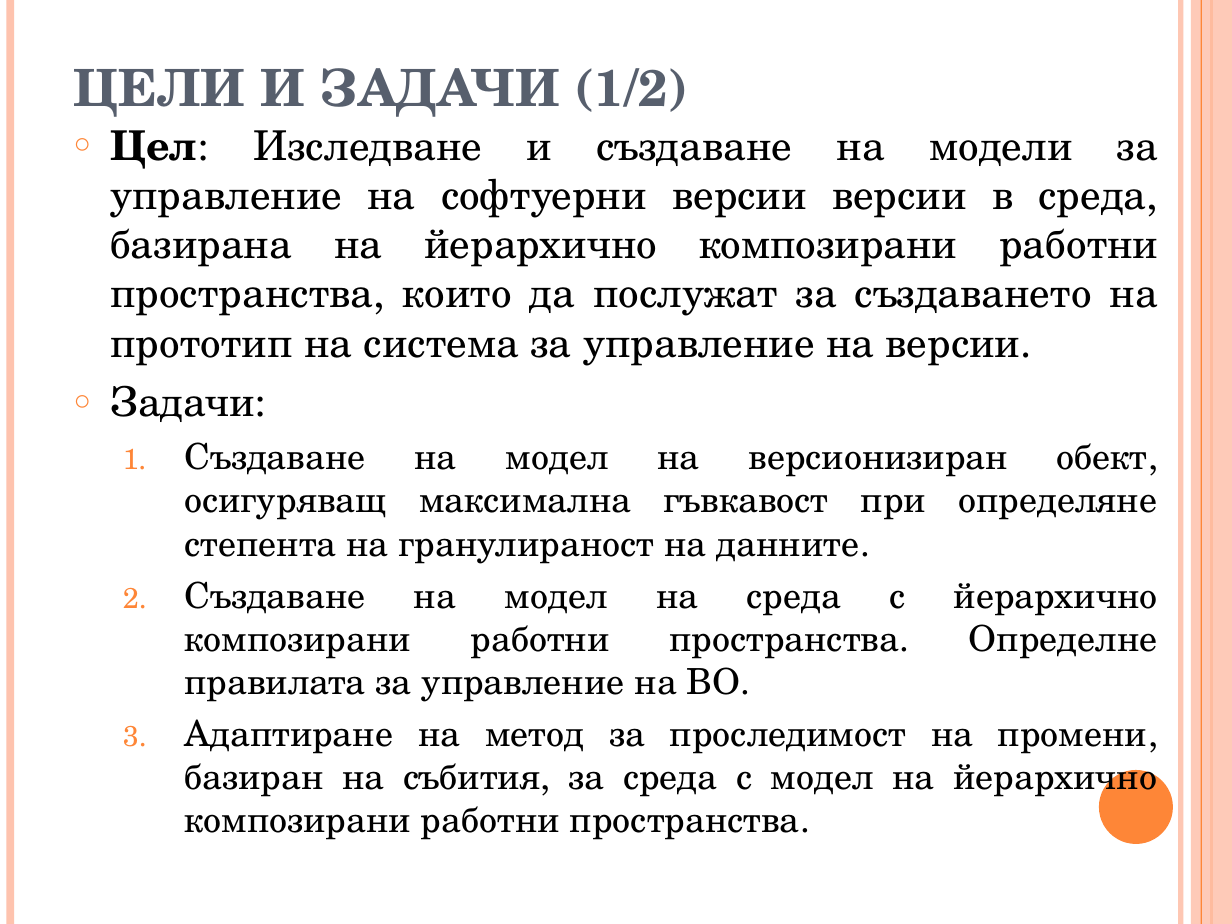
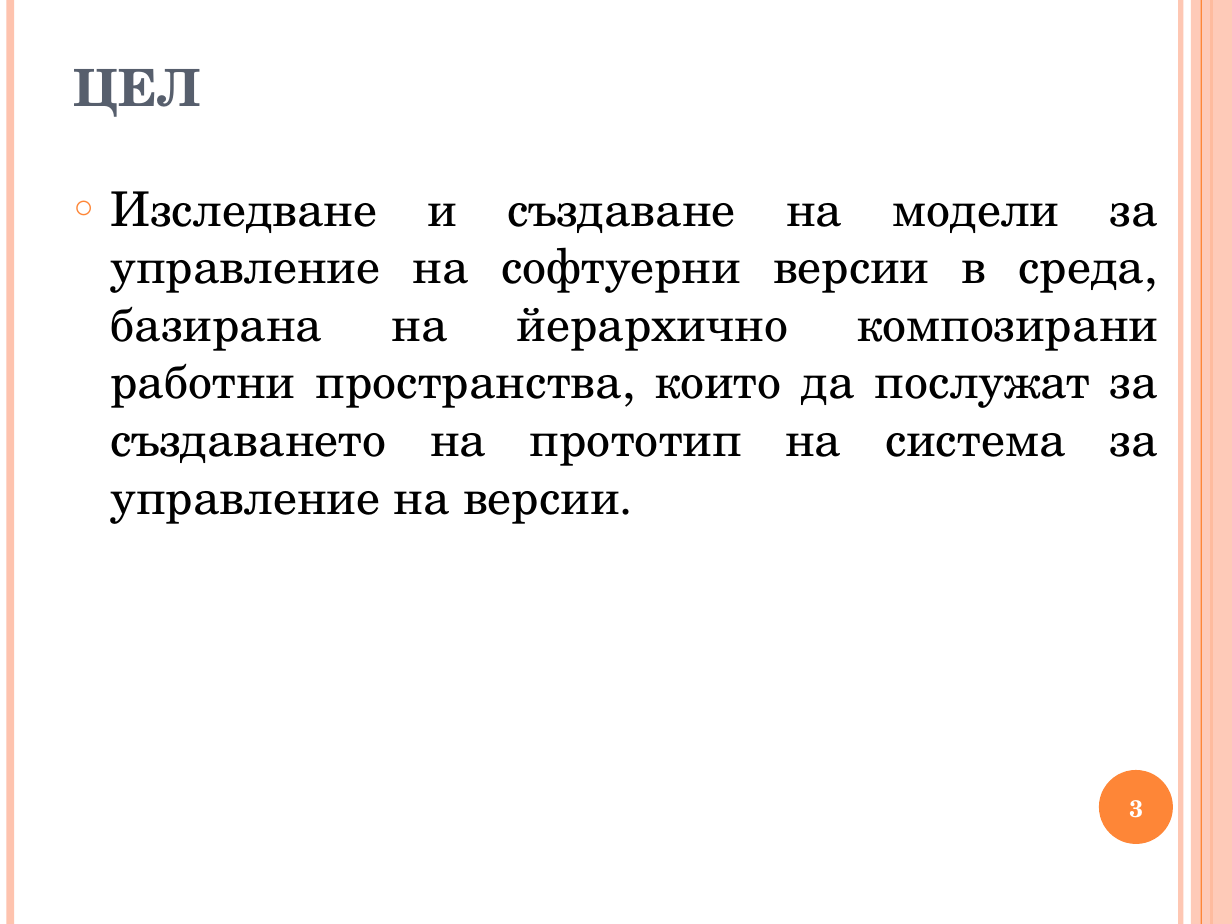
Before and after one commit to vjotov/versia, a slide deck: slide 3 of doc/presentation.ppt (slide 2 before the commit). Drawn at 1232x924 pixels with LibreOffice and Linux fonts; fonts in the diff are those of the drawing. Boxes give left, top, right and bottom in pixels: in the first picture for what was removed or moved away, otherwise in the second. Text is boxed around its words. In the diff, an @@ line names an element or a change of style, - is before the commit and + after.

```diff
--- a/doc/presentation.ppt
+++ b/doc/presentation.ppt
@@ title at bbox=[74, 69, 201, 117]: text changed @@
-ЦЕЛИ И ЗАДАЧИ (1/2)
+ЦЕЛ
@@ text at bbox=[110, 191, 1158, 524]: text changed; size 21 to 28 pt @@
-○ Цел: Изследване и създаване на модели за управление на софтуерни версии версии в среда, базирана на йерархично композирани работни пространства, които да послужат за създаването на прототип на система за управление на версии.
-○ Задачи:
-  1. Създаване на модел на версионизиран обект, осигуряващ максимална гъвкавост при определяне степента на гранулираност на данните.
-  2. Създаване на модел на среда с йерархично композирани работни пространства. Определне правилата за управление на ВО.
-  3. Адаптиране на метод за проследимост на промени, базиран на събития, за среда с модел на йерархично композирани работни пространства.
+○ Изследване и създаване на модели за управление на софтуерни версии в среда, базирана на йерархично композирани работни пространства, които да послужат за създаването на прототип на система за управление на версии.
@@ page number added at bbox=[1129, 800, 1143, 818], 14 pt, text #FFFFFF, bold @@
+3
```
Also in this commit, not shown: 13 other slides changed, 5 slides added, 3 slides removed, 4 other files.
